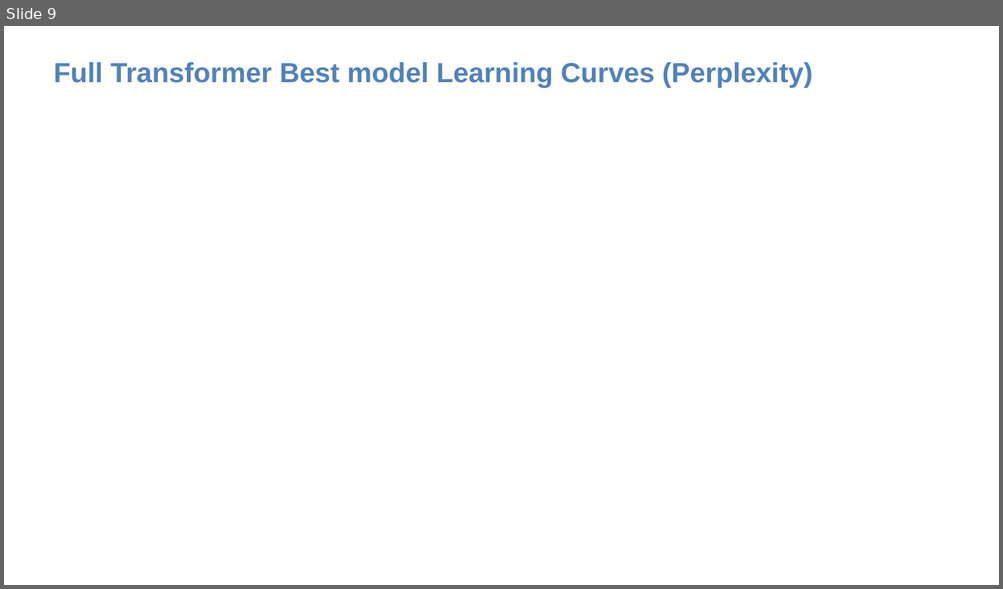
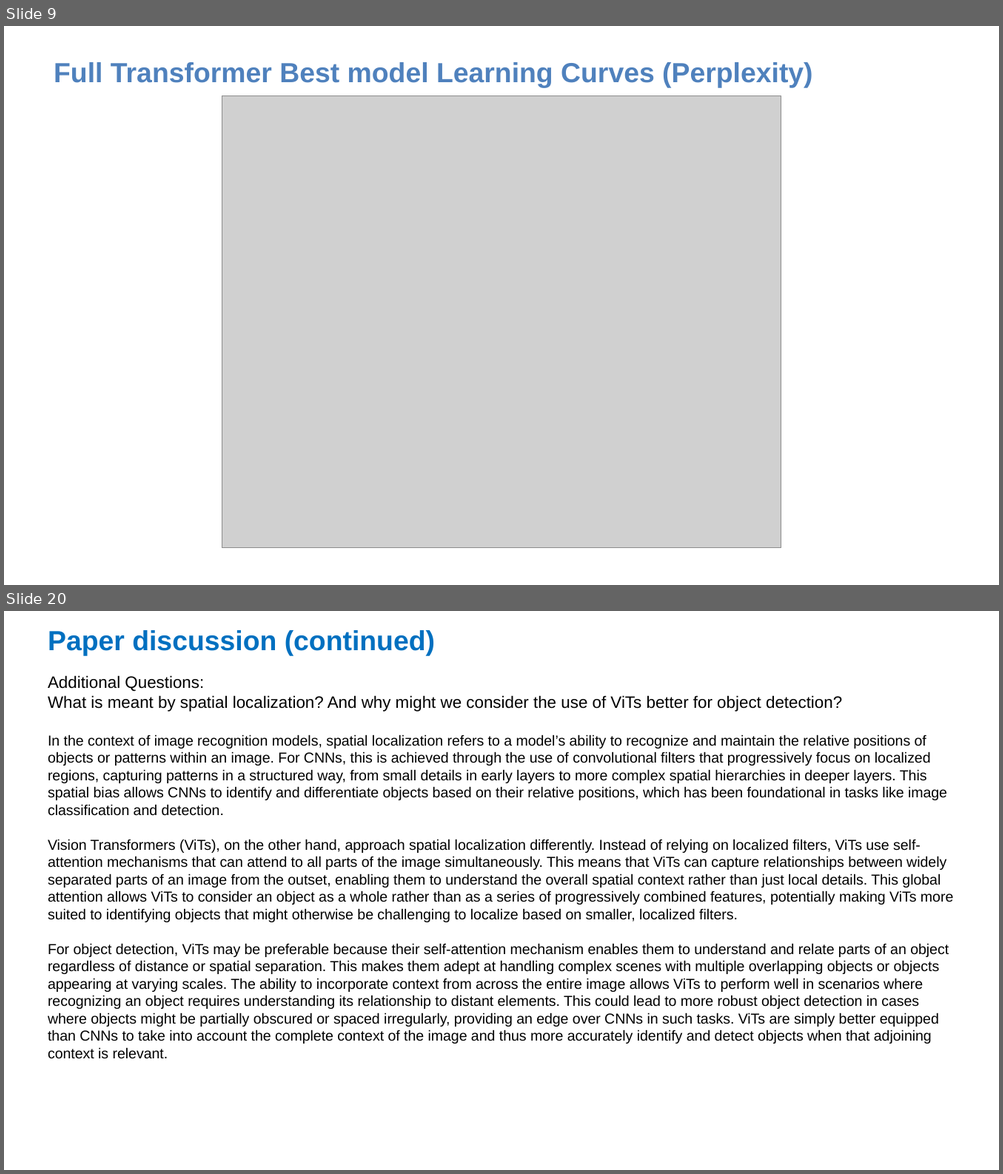
Before and after one commit to mccarvik/georgia_tech, a slide deck: deep_learning/4_assign/assignment4_fall24/assignment4-template - McCarville.pptx. Shown one above the other, each under a label of ours: slide 9 before the commit, slides 9 and 20 after it; the slides between them are not shown. The pictures are 1003x589 and 1003x1174 pixels, drawn with LibreOffice and Linux fonts; fonts in the diff are those of the drawing; grey boxes stand for pictures. Boxes give left, top, right and bottom in pixels: in the first picture for what was removed or moved away, otherwise in the second. Text is boxed around its words. In the diff, an @@ line names an element or a change of style, - is before the commit and + after.

```diff
--- a/deep_learning/4_assign/assignment4_fall24/assignment4-template - McCarville.pptx
+++ b/deep_learning/4_assign/assignment4_fall24/assignment4-template - McCarville.pptx
@@ slide 20 added at (x1=4, y1=611, x2=999, y2=1170), background #FFFFFF @@
@@ text added at (x1=48, y1=630, x2=435, y2=656), 20 pt, text #0070C0, bold @@
+Paper discussion (continued)
@@ text added at (x1=48, y1=675, x2=953, y2=1059), 10.5 pt, text #000000 @@
+Additional Questions:
+What is meant by spatial localization? And why might we consider the use of ViTs better for object detection?
+In the context of image recognition models, spatial localization refers to a model’s ability to recognize and maintain the relative positions of objects or patterns within an image. For CNNs, this is achieved through the use of convolutional filters that progressively focus on localized regions, capturing patterns in a structured way, from small details in early layers to more complex spatial hierarchies in deeper layers. This spatial bias allows CNNs to identify and differentiate objects based on their relative positions, which has been foundational in tasks like image classification and detection.
+Vision Transformers (ViTs), on the other hand, approach spatial localization differently. Instead of relying on localized filters, ViTs use self-attention mechanisms that can attend to all parts of the image simultaneously. This means that ViTs can capture relationships between widely separated parts of an image from the outset, enabling them to understand the overall spatial context rather than just local details. This global attention allows ViTs to consider an object as a whole rather than as a series of progressively combined features, potentially making ViTs more suited to identifying objects that might otherwise be challenging to localize based on smaller, localized filters.
+For object detection, ViTs may be preferable because their self-attention mechanism enables them to understand and relate parts of an object regardless of distance or spatial separation. This makes them adept at handling complex scenes with multiple overlapping objects or objects appearing at varying scales. The ability to incorporate context from across the entire image allows ViTs to perform well in scenarios where recognizing an object requires understanding its relationship to distant elements. This could lead to more robust object detection in cases where objects might be partially obscured or spaced irregularly, providing an edge over CNNs in such tasks. ViTs are simply better equipped than CNNs to take into account the complete context of the image and thus more accurately identify and detect objects when that adjoining context is relevant.
@@ slide 9 changed as well @@
@@ picture added at (x1=222, y1=96, x2=781, y2=548) @@
```
Also in this commit, not shown: 14 other slides changed, 3 other slides added, 1 slide removed, 15 other files.
